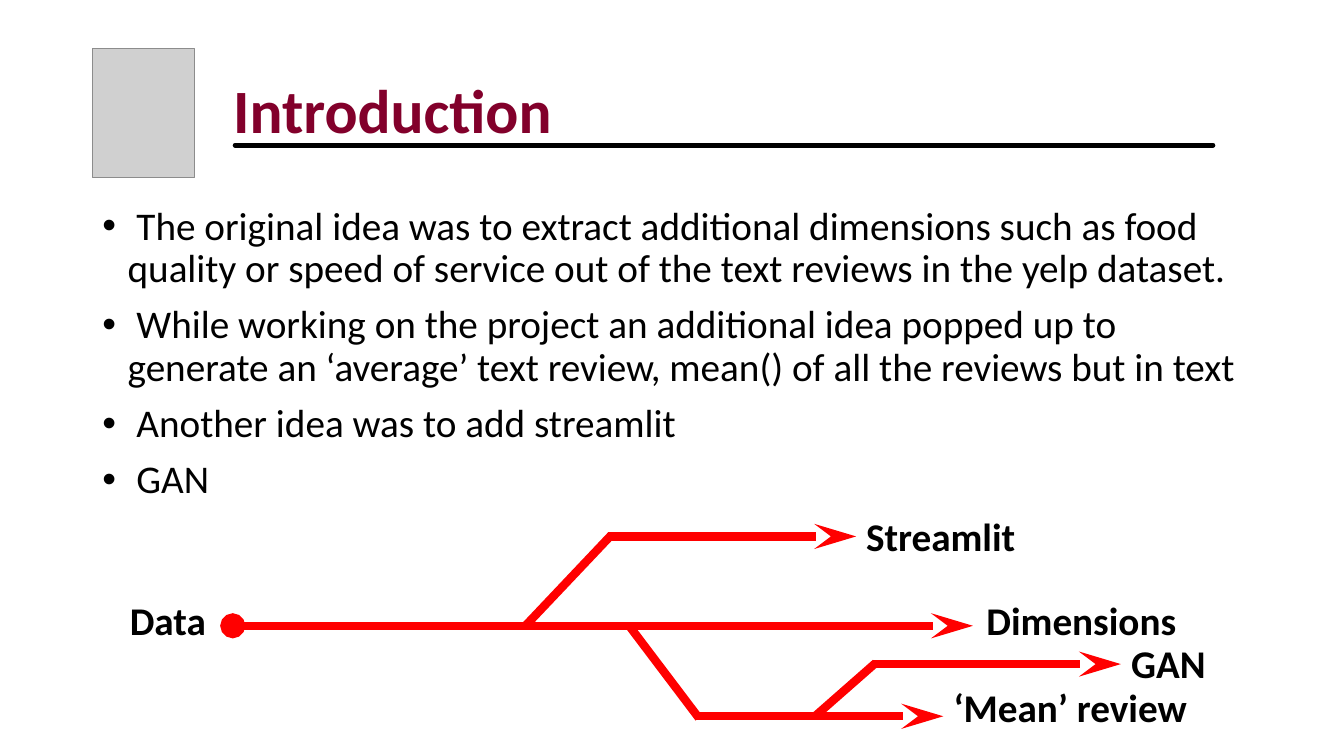
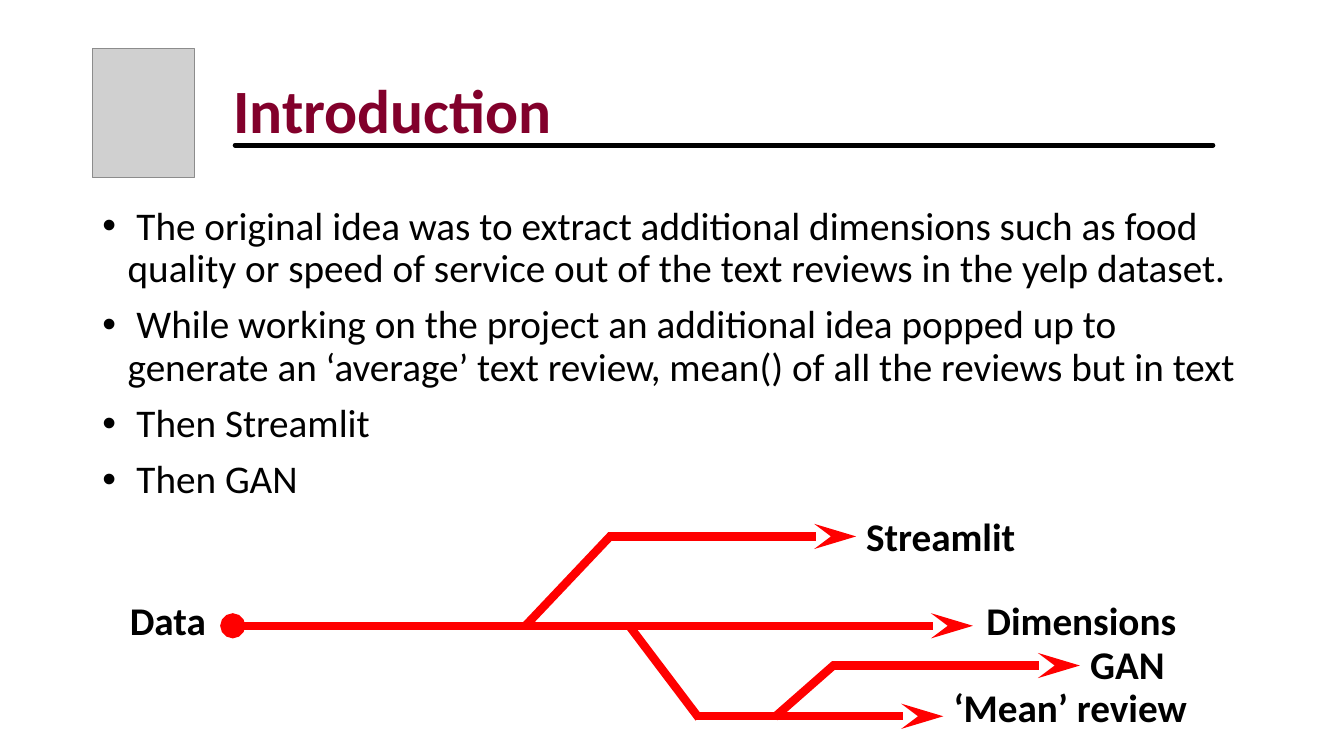
Before and after one commit to jomadata/capstone, a slide deck: slide 3 of Capstone_presentation.pptx. Drawn at 1344x756 pixels with LibreOffice and Linux fonts; fonts in the diff are those of the drawing; grey boxes stand for pictures. Boxes give left, top, right and bottom in pixels: in the first picture for what was removed or moved away, otherwise in the second. Text is boxed around its words. In the diff, an @@ line names an element or a change of style, - is before the commit and + after.

```diff
--- a/Capstone_presentation.pptx
+++ b/Capstone_presentation.pptx
@@ text at (136, 409, 370, 494): text changed @@
-• Another idea was to add streamlit
-• GAN
+• Then Streamlit
+• Then GAN
@@ 1 text, 1 arrow, 1 line: place and size @@
-1 text, 1 arrow, 1 line at (816, 652, 1205, 716)
+1 text, 1 arrow, 1 line at (774, 653, 1164, 717)
```
Also in this commit, not shown: 1 other slide changed, 9 slides added, 5 slides removed, 2 other files.
